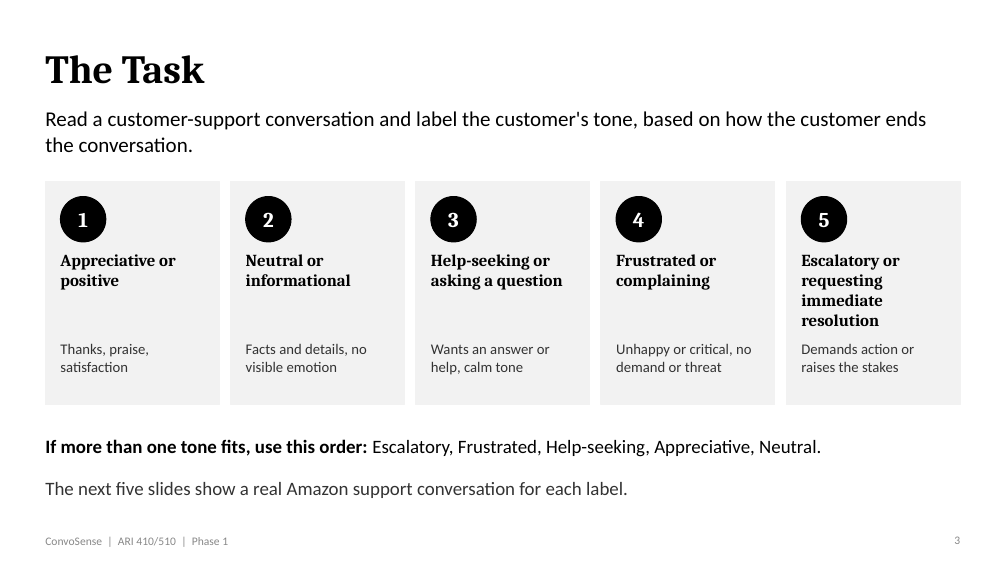
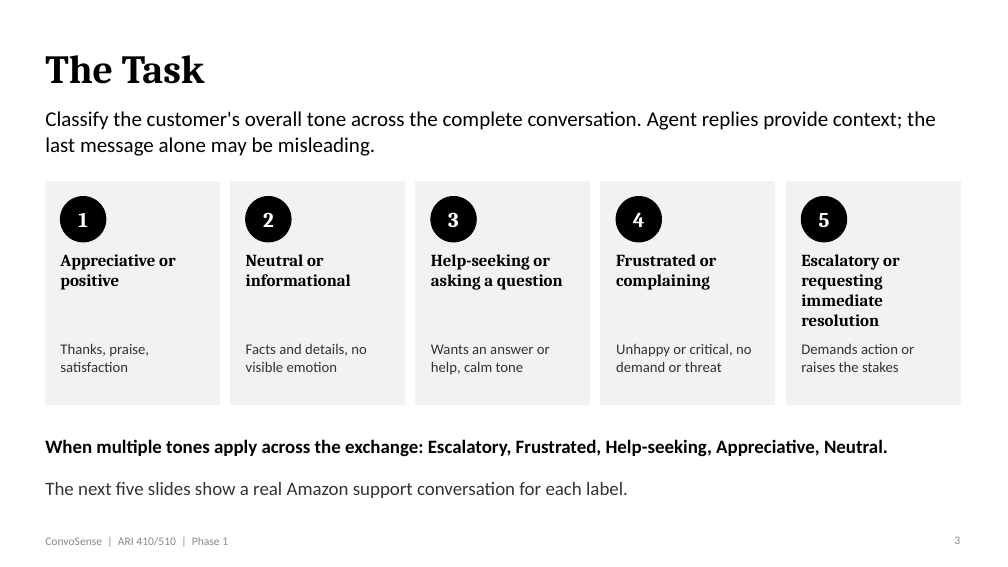
Before and after one commit to venkatrepaka-umich/ConvoSense, a slide deck: slide 3 of docs/Phase 1 PPT.pptx. Drawn at 1008x567 pixels with LibreOffice and Linux fonts; fonts in the diff are those of the drawing. Boxes give left, top, right and bottom in pixels: in the first picture for what was removed or moved away, otherwise in the second. Text is boxed around its words. In the diff, an @@ line names an element or a change of style, - is before the commit and + after.

```diff
--- a/docs/Phase 1 PPT.pptx
+++ b/docs/Phase 1 PPT.pptx
@@ text at <box>45,111,936,156</box>: text changed @@
-Read a customer-support conversation and label the customer's tone, based on how the customer ends the conversation.
+Classify the customer's overall tone across the complete conversation. Agent replies provide context; the last message alone may be misleading.
@@ text at <box>45,439,888,457</box>: text changed; bold on @@
-If more than one tone fits, use this order: Escalatory, Frustrated, Help-seeking, Appreciative, Neutral.
+When multiple tones apply across the exchange: Escalatory, Frustrated, Help-seeking, Appreciative, Neutral.
```
Also in this commit, not shown: 7 other slides changed, 2 other files.
